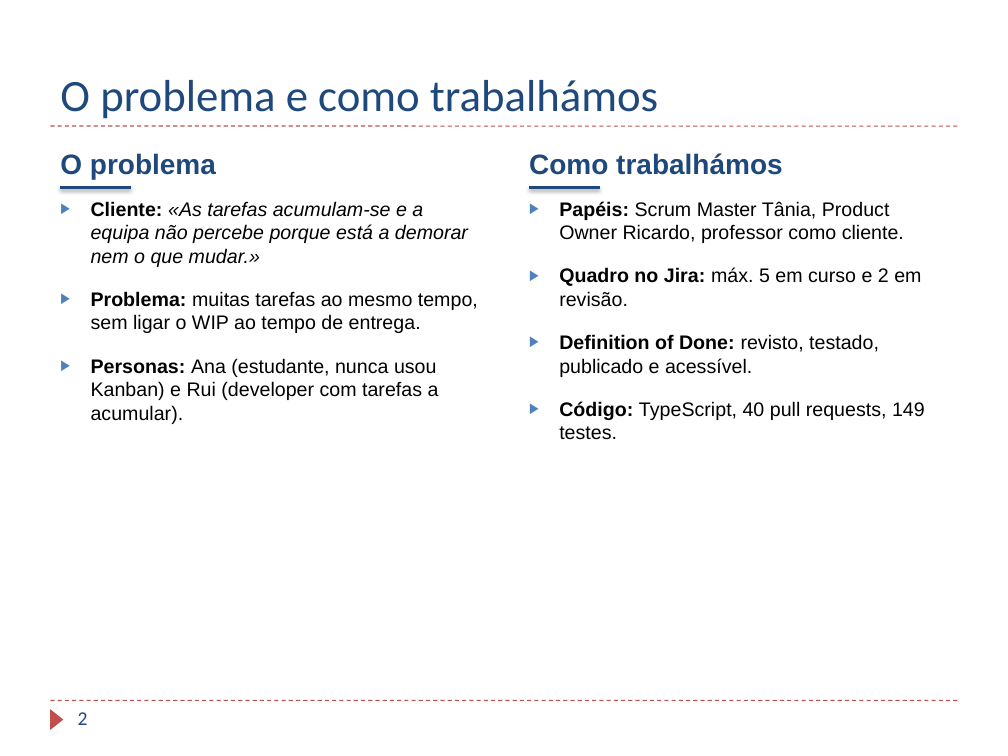
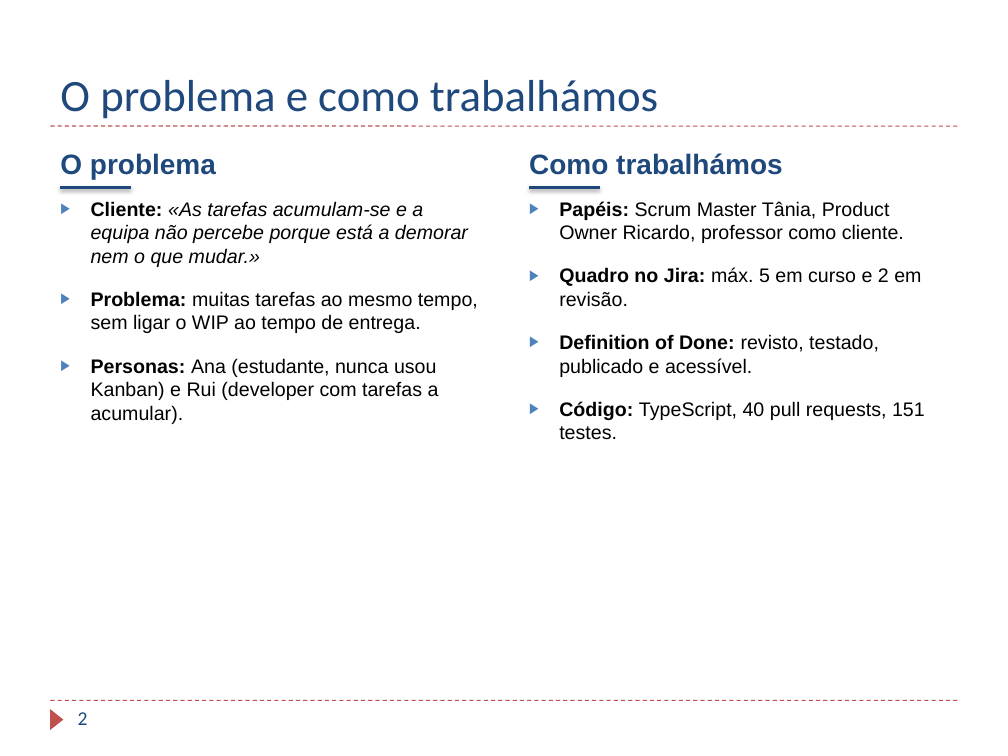
Before and after one commit to TaniaBmGuedes/MDS-TP4, a slide deck: slide 2 of entrega/07_Apresentacao_Final.pptx. Drawn at 1008x756 pixels with LibreOffice and Linux fonts; fonts in the diff are those of the drawing; background and template pictures are left out. Boxes give left, top, right and bottom in pixels: in the first picture for what was removed or moved away, otherwise in the second. Text is boxed around its words. In the diff, an @@ line names an element or a change of style, - is before the commit and + after.

Commit message:
Apresentação: slide de qualidade (151 testes, tipos, ESLint e deploy preview) em vez do exemplo do PR

```diff
--- a/entrega/07_Apresentacao_Final.pptx
+++ b/entrega/07_Apresentacao_Final.pptx
@@ text at (559,401,925,440): text changed @@
-▶ Código: TypeScript, 40 pull requests, 149 testes.
+▶ Código: TypeScript, 40 pull requests, 151 testes.
```
Also in this commit, not shown: 1 other slide changed, 1 slide added, 1 slide removed.
